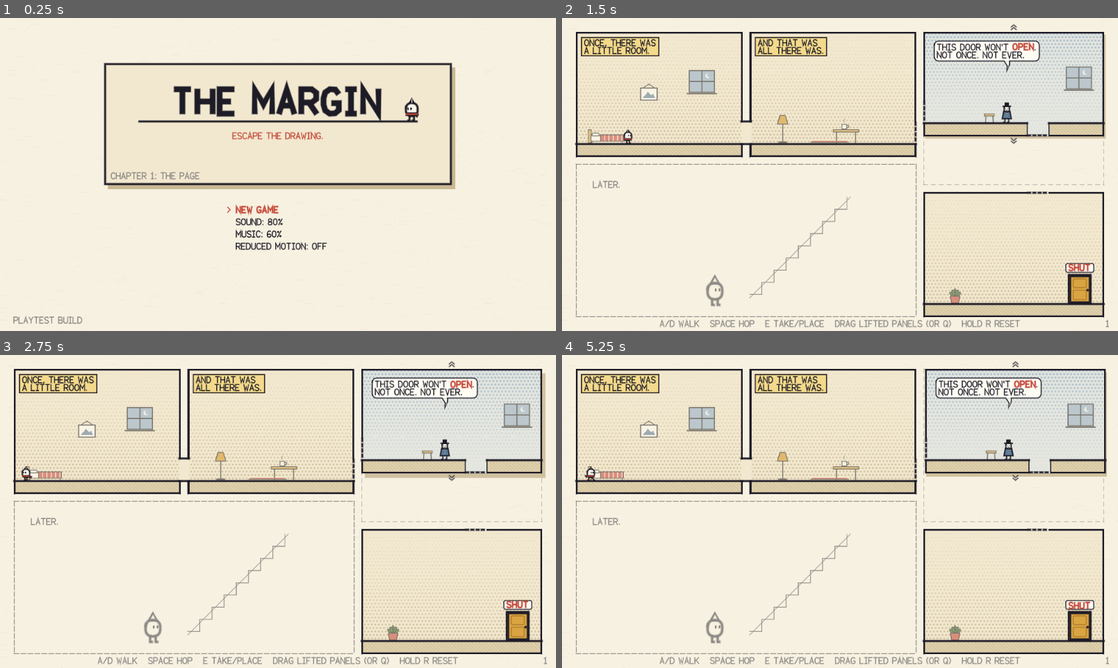
Above: before the commit, frames 1-4 (two rows, left to right).
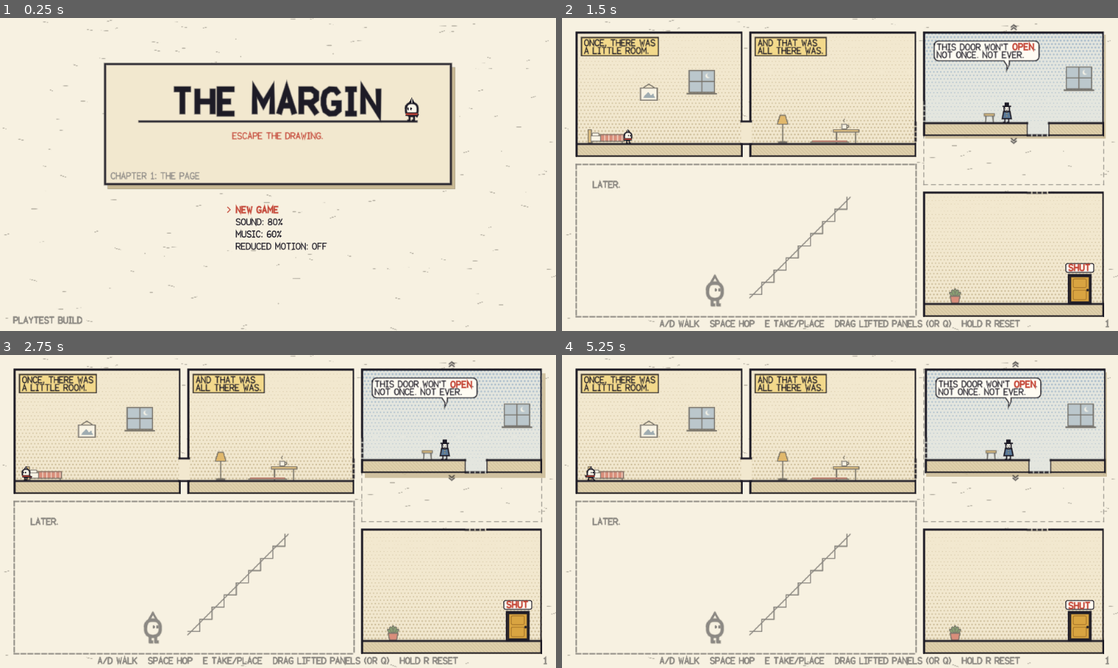
Above: after the commit, the same moments.

Repository: sage-manas/TheMargin
Game: Godot game, scene res://scenes/main.tscn
The game is run twice, just before and just after one commit, with the same random seed, the same clock (stepped at 60 frames per second) and the same inputs.
Inputs (mouse positions are in pixels of both pictures, inside the frame that each line leads up to):
- Up to frame 1 (0.25 s): no input
- Up to frame 2 (1.5 s): tap Enter (ui_accept) at 0.5 s; drag from (840, 227) to (895, 105) at 0.52 s; drag from (728, 190) to (812, 237) at 1.27 s
- Up to frame 3 (2.75 s): move the mouse to (333, 442) at 2.02 s; hold A (move_left) from 2.03 s (still down); hold E (interact) from 2.03 s (still down); tap X (erase) at 2.1 s; click (333, 442) at 2.17 s
- Up to frame 4 (5.25 s): release A (move_left) at 2.75 s; release E (interact) at 2.75 s; drag from (812, 574) to (673, 464) at 2.77 s; move the mouse to (1006, 558) at 3.52 s; hold D (move_right) 3.53-4.25 s; hold Q (panel_mode) 3.53-4.25 s; click (1006, 558) at 3.67 s; tap Space (jump) at 3.77 s; tap E (interact) at 3.8 s; drag from (673, 464) to (756, 433) at 4.27 s; move the mouse to (867, 511) at 5.02 s; hold D (move_right) from 5.03 s (still down); hold E (interact) from 5.03 s (still down); tap P at 5.1 s; click (867, 511) at 5.17 s

The runs differ from the first frame. In frame 1, 0.3% of the frame differs, in the area x 0-100%, y 0-100%; in frame 2, 4.2%; in frame 3, 4.2%; in frame 4, 4.3%.

Commit message:
Bake static ink art so pages stay fast in software WebGL
The vector art made every frame draw thousands of antialiased strokes.
That is free on a GPU (60 fps with hardware WebGL) but page 1.1 fell
from 12 to under 5 fps where WebGL runs in software (CI browsers,
blocklisted GPUs), and the browser e2e timed out.

Static art is now rendered once into a texture at screen resolution
(BakedLayer) and drawn as one sprite: the page's paper fibres, margin
and lanes; each panel's ground and border; the static part of every
caption and bubble; the title screen. Loose words bob by moving a small
child layer instead of redrawing their sentence, and the neighbour,
prompts and panel borders redraw only when they change. The paper
shader is replaced by baked fibres. Page 1.1 in software WebGL: 16.7 fps
(main: 12.1).

Co-Authored-By: Claude Opus 5.5 <noreply@anthropic.com>

Diff:
--- /dev/null
+++ b/apps/game/scripts/art/baked_layer.gd
@@ -0,0 +1,67 @@
+class_name BakedLayer
+extends Node2D
+## A drawing that is rendered once into a texture at screen resolution and
+## then shown as a single sprite (ADR-0013). The hand-inked art is thousands
+## of antialiased strokes; drawing them every frame is cheap on a GPU but
+## not where WebGL runs in software (CI browsers, blocklisted GPUs). Static
+## art (paper, panel ground, borders, lettering) is baked; what moves is
+## drawn live.
+##
+## Like DrawLayer, a painter Callable does the drawing, in this node's local
+## coordinates, inside `area`. Call refresh() when what it draws changes.
+
+var painter: Callable
+var area := Rect2()
+var _vp: SubViewport
+var _canvas: Node2D
+var _sprite: Sprite2D
+var _scale := 0.0
+
+
+static func make(owner_painter: Callable, bake_area: Rect2, z := 0) -> BakedLayer:
+	var layer := BakedLayer.new()
+	layer.painter = owner_painter
+	layer.area = bake_area
+	layer.z_index = z
+	return layer
+
+
+func _ready() -> void:
+	_vp = SubViewport.new()
+	_vp.transparent_bg = true
+	_vp.disable_3d = true
+	_vp.render_target_update_mode = SubViewport.UPDATE_ONCE
+	_vp.canvas_item_default_texture_filter = Viewport.DEFAULT_CANVAS_ITEM_TEXTURE_FILTER_LINEAR
+	add_child(_vp)
+	_canvas = Node2D.new()
+	_canvas.draw.connect(_paint)
+	_vp.add_child(_canvas)
+	_sprite = Sprite2D.new()
+	_sprite.centered = false
+	_sprite.texture = _vp.get_texture()
+	add_child(_sprite)
+	get_tree().root.size_changed.connect(refresh)
+	refresh()
+
+
+## Re-renders the texture (optionally over a new area) on the next frame.
+func refresh(new_area: Variant = null) -> void:
+	if new_area is Rect2:
+		area = new_area
+	if _vp == null:
+		return
+	# One texture pixel per screen pixel, so baked lines stay as crisp as live ones.
+	_scale = clampf(get_tree().root.get_final_transform().get_scale().x, 1.0, 4.0)
+	var px := Vector2i(maxi(1, ceili(area.size.x * _scale)), maxi(1, ceili(area.size.y * _scale)))
+	_vp.size = px
+	_canvas.scale = Vector2(_scale, _scale)
+	_canvas.position = -area.position * _scale
+	_sprite.position = area.position
+	_sprite.scale = area.size / Vector2(px) if area.size.x > 0 and area.size.y > 0 else Vector2.ONE
+	_canvas.queue_redraw()
+	_vp.render_target_update_mode = SubViewport.UPDATE_ONCE
+
+
+func _paint() -> void:
+	if painter.is_valid():
+		painter.call(_canvas)
--- a/apps/game/scripts/art/ink.gd
+++ b/apps/game/scripts/art/ink.gd
@@ -125,3 +125,19 @@
 	var n := Vector2(-d.y, d.x)
 	var base := tip - d * length
 	ci.draw_colored_polygon(PackedVector2Array([tip, base + n * length * 0.6, base - n * length * 0.6]), color)
+
+
+## The page's paper fibres: short faint strands and specks scattered over
+## `r`, the same every time for the same `seed`. Drawn once into a static
+## layer, so the page has texture without a per-pixel shader (ADR-0013).
+static func paper_fibres(ci: CanvasItem, r: Rect2, seed: int) -> void:
+	var rng := RandomNumberGenerator.new()
+	rng.seed = seed
+	var n := int(r.size.x * r.size.y / 900.0)
+	for i in n:
+		var p := r.position + Vector2(rng.randf() * r.size.x, rng.randf() * r.size.y)
+		if i % 3 == 0:
+			ci.draw_circle(p, rng.randf_range(0.25, 0.5), Palette.PAGE_FIBER, true, -1.0, true)
+		else:
+			var d := Vector2.from_angle(rng.randf_range(-0.35, 0.35)) * rng.randf_range(3.0, 8.0)
+			ci.draw_line(p, p + d, Color(Palette.PAGE_FIBER, 0.7), 0.4, true)
--- a/apps/game/scripts/objects/npc.gd
+++ b/apps/game/scripts/objects/npc.gd
@@ -26,6 +26,7 @@
 
 
 func _process(delta: float) -> void:
+	var was := _blink < 0.0
 	_blink -= delta
 	if _blink < -0.14:
 		_blink = randf_range(2.0, 4.5)
@@ -33,7 +34,9 @@
 		_emote_t -= delta
 		if _emote_t <= 0.0:
 			_emote = ""
-	queue_redraw()
+			queue_redraw()
+	if (_blink < 0.0) != was:
+		queue_redraw()
 
 
 func _draw() -> void:
--- a/apps/game/scripts/page/comic_panel.gd
+++ b/apps/game/scripts/page/comic_panel.gd
@@ -39,7 +39,8 @@
 var visual: Node2D
 var content: Node2D
 var _border_body: StaticBody2D
-var _ink: DrawLayer
+var _ink: BakedLayer
+var _ground: BakedLayer
 var _shadow: DrawLayer
 var _shake_t := 0.0
 var _time := 0.0
@@ -48,6 +49,7 @@
 ## Rubbing progress, 0..1 across every row; -1 when not rubbing.
 var _erase_p := -1.0
 var _ducking := false
+var _look := []
 
 
 func setup(def: Dictionary) -> void:
@@ -94,11 +96,13 @@
 	mat.set_shader_parameter("size", Vector2(size))
 	bg.material = mat
 	visual.add_child(bg)
-	visual.add_child(DrawLayer.make(_draw_ground))
+	_ground = BakedLayer.make(_draw_ground, Rect2(Vector2.ZERO, Vector2(size)))
+	visual.add_child(_ground)
 	content = Node2D.new()
 	content.name = "Content"
 	visual.add_child(content)
-	_ink = DrawLayer.make(_draw_ink)
+	# Chevrons and loose openings reach a few units outside the border.
+	_ink = BakedLayer.make(_draw_ink, Rect2(Vector2(-10, -10), Vector2(size) + Vector2(20, 20)))
 	visual.add_child(_ink)
 	_rebuild_border()
 	if def.get("erased", false):
@@ -197,7 +201,7 @@
 		return
 	gaps = new_gaps
 	_rebuild_border()
-	_ink.queue_redraw()
+	_ink.refresh()
 
 
 func shake() -> void:
@@ -210,8 +214,13 @@
 		_shake_t -= delta
 		visual.position = Vector2(roundf(sin(_time * 70.0) * 2.0), 0) if _shake_t > 0.0 else Vector2.ZERO
 	if is_lifted():
+		# The shadow bobs every frame (one rect); the border only redraws
+		# when the hand's state on it changes.
 		_shadow.queue_redraw()
-		_ink.queue_redraw()
+		var look := [hovered, selected, dragging, is_pinned()]
+		if look != _look:
+			_look = look
+			_ink.refresh()
 
 
 # --- collision -------------------------------------------------------------
--- a/apps/game/scripts/page/page.gd
+++ b/apps/game/scripts/page/page.gd
@@ -7,7 +7,6 @@
 signal end_reached
 
 const DATA_DIR := "res://data/pages/"
-const PAPER := preload("res://shaders/paper.gdshader")
 
 var page_id := ""
 var def: Dictionary = {}
@@ -42,7 +41,7 @@
 var spawn := Vector2.ZERO
 
 var _bridges: DrawLayer
-var _lanes: DrawLayer
+var _static: BakedLayer
 var _exited := false
 ## The panel Nib was last wholly inside, for `panel_entered`.
 var _last_panel := ""
@@ -69,17 +68,13 @@
 		collected[str(id)] = 0
 	var bg := ColorRect.new()
 	bg.size = Vector2(PageConst.PAGE_SIZE)
+	bg.color = Palette.PAGE
 	bg.mouse_filter = Control.MOUSE_FILTER_IGNORE
 	bg.z_index = -10
-	var mat := ShaderMaterial.new()
-	mat.shader = PAPER
-	mat.set_shader_parameter("paper", Palette.PAGE)
-	mat.set_shader_parameter("fiber", Palette.PAGE_FIBER)
-	bg.material = mat
 	add_child(bg)
-	add_child(DrawLayer.make(_draw_margin, -9))
-	_lanes = DrawLayer.make(_draw_lanes, -8)
-	add_child(_lanes)
+	# Paper fibres, margin notes and panel lanes: static, so baked once.
+	_static = BakedLayer.make(_draw_static, Rect2(Vector2.ZERO, Vector2(PageConst.PAGE_SIZE)), -9)
+	add_child(_static)
 
 	for pd: Dictionary in def["panels"]:
 		_build_panel(pd)
@@ -311,8 +306,8 @@
 	for p in panel_list:
 		infos.append(p.info())
 	var new_links := PanelLinks.compute(infos)
-	if _lanes:
-		_lanes.queue_redraw()
+	if _static:
+		_static.refresh()
 	for p in panel_list:
 		p.set_gaps(PanelLinks.gaps_for(p.panel_id, p.rect(), new_links))
 	if not silent:
@@ -590,6 +585,12 @@
 ## Each lifted panel's lane: the whole stretch of page it can slide over,
 ## dashed in pencil, so a player sees where a room can go before touching
 ## it (GDD §9). The panel covers its own part of the lane.
+func _draw_static(ci: CanvasItem) -> void:
+	Ink.paper_fibres(ci, Rect2(Vector2.ZERO, Vector2(PageConst.PAGE_SIZE)), 7)
+	_draw_margin(ci)
+	_draw_lanes(ci)
+
+
 func _draw_lanes(ci: CanvasItem) -> void:
 	for p in panel_list:
 		if not p.is_lifted():
--- a/apps/game/scripts/player/player_interaction.gd
+++ b/apps/game/scripts/player/player_interaction.gd
@@ -8,6 +8,7 @@
 var carrying := ""
 var target: WordSlot
 var verb := ""
+var _showing := false
 
 
 func setup(owner_page: ComicPage, owner_player: Player, carried: String) -> void:
@@ -20,7 +21,11 @@
 
 func _process(_delta: float) -> void:
 	_refresh_target()
-	queue_redraw()
+	# Redraw only while a prompt is up (it follows Nib), and once to clear it.
+	var showing := target != null
+	if showing or _showing:
+		queue_redraw()
+	_showing = showing
 
 
 func _refresh_target() -> void:
--- a/apps/game/scripts/player/sketch_tool.gd
+++ b/apps/game/scripts/player/sketch_tool.gd
@@ -15,6 +15,7 @@
 var verb := ""
 ## Which of Nib's tools this is, so two prompts and pip rows stack (0 = lowest).
 var row := 0
+var _showing := false
 
 
 func setup(owner_page: ComicPage, owner_player: Player, tool_row := 0) -> void:
@@ -76,7 +77,13 @@
 
 func _process(_delta: float) -> void:
 	_refresh_target()
-	queue_redraw()
+	# Redraw only while pips or a prompt are up (they follow Nib), and once
+	# more to clear them.
+	var p := pips()
+	var showing: bool = target != null or int(p[0]) > 0
+	if showing or _showing:
+		queue_redraw()
+	_showing = showing
 
 
 func _refresh_target() -> void:
--- a/apps/game/scripts/ui/title_screen.gd
+++ b/apps/game/scripts/ui/title_screen.gd
@@ -6,11 +6,11 @@
 
 signal chosen(action: String)
 
-const PAPER := preload("res://shaders/paper.gdshader")
 
 var menu: ComicMenu
 var has_save := false
-var _art: Control
+var _art: BakedLayer
+var _figure: Control
 var _time := 0.0
 
 
@@ -20,18 +20,17 @@
 	var bg := ColorRect.new()
 	bg.color = Palette.PAGE
 	bg.mouse_filter = Control.MOUSE_FILTER_IGNORE
-	var mat := ShaderMaterial.new()
-	mat.shader = PAPER
-	mat.set_shader_parameter("paper", Palette.PAGE)
-	mat.set_shader_parameter("fiber", Palette.PAGE_FIBER)
-	bg.material = mat
 	add_child(bg)
 	bg.set_anchors_and_offsets_preset(Control.PRESET_FULL_RECT)
-	_art = Control.new()
-	_art.mouse_filter = Control.MOUSE_FILTER_IGNORE
+	# The paper and lettering never change, so they are baked once.
+	_art = BakedLayer.make(_paint, Rect2(0, 0, 640, 360))
 	add_child(_art)
-	_art.set_anchors_and_offsets_preset(Control.PRESET_FULL_RECT)
-	_art.draw.connect(_paint)
+	# Nib moves; the lettering doesn't, so only Nib's layer redraws per frame.
+	_figure = Control.new()
+	_figure.mouse_filter = Control.MOUSE_FILTER_IGNORE
+	add_child(_figure)
+	_figure.set_anchors_and_offsets_preset(Control.PRESET_FULL_RECT)
+	_figure.draw.connect(_paint_nib)
 	menu = ComicMenu.new()
 	add_child(menu)
 	menu.chosen.connect(_on_menu)
@@ -58,20 +57,23 @@
 
 func _process(delta: float) -> void:
 	_time += delta
-	_art.queue_redraw()
+	_figure.queue_redraw()
 
 
-func _paint() -> void:
-	var ci := _art
+func _paint(ci: CanvasItem) -> void:
+	Ink.paper_fibres(ci, Rect2(0, 0, 640, 360), 7)
 	var panel := Rect2(120, 52, 400, 140)
 	ci.draw_rect(Rect2(panel.position + Vector2(4, 5), panel.size), Palette.SHADOW)
 	Ink.box(ci, panel, Palette.PAPER, Palette.INK, Ink.W_BORDER)
 	ComicFont.draw_centered(ci, 320, 82, "THE MARGIN", Palette.INK, true, 4)
 	Ink.line(ci, Vector2(160, 119), Vector2(480, 119), Palette.INK, Ink.W_BORDER)
 	ComicFont.draw_centered(ci, 320, 132, "ESCAPE THE DRAWING.", Palette.RED)
-	# Nib stands on the title rule, at the edge of the lettering.
-	ci.draw_set_transform(Vector2(474, 118), 0.0, Vector2(1.6, 1.6))
-	Figures.nib(ci, Vector2.ZERO, -1, "idle", _time * 0.6, fmod(_time, 3.4) > 3.25)
-	ci.draw_set_transform(Vector2.ZERO, 0.0, Vector2.ONE)
 	ComicFont.draw(ci, Vector2(128, 178), "CHAPTER 1: THE PAGE", Palette.PENCIL)
 	ComicFont.draw(ci, Vector2(16, 344), "PLAYTEST BUILD", Palette.PENCIL)
+
+
+## Nib stands on the title rule, at the edge of the lettering.
+func _paint_nib() -> void:
+	_figure.draw_set_transform(Vector2(474, 118), 0.0, Vector2(1.6, 1.6))
+	Figures.nib(_figure, Vector2.ZERO, -1, "idle", _time * 0.6, fmod(_time, 3.4) > 3.25)
+	_figure.draw_set_transform(Vector2.ZERO, 0.0, Vector2.ONE)
--- a/apps/game/scripts/words/caption.gd
+++ b/apps/game/scripts/words/caption.gd
@@ -21,6 +21,10 @@
 var _lettering: Lettering
 var _time := 0.0
 var _ducking := false
+var _loose: DrawLayer
+## The caption is static between changes, so its drawing is baked.
+var _static: BakedLayer
+var _look := ""
 
 
 func setup(def: Dictionary) -> void:
@@ -29,6 +33,8 @@
 	text = def.get("text", "")
 	var at: Array = def["at"]
 	position = Vector2(at[0], at[1])
+	_static = BakedLayer.make(_paint, Rect2())
+	add_child(_static)
 	if style == "narrator" and Lettering.has_slots(text):
 		_lettering = Lettering.new()
 		var r: Array = def.get("reach_at", [at[0] + 16, at[1] + 16])
@@ -36,24 +42,40 @@
 		for s in _lettering.slots:
 			s.anchor_offset = Vector2(r[0], r[1]) - position
 		slots = _lettering.slots
+		_loose = DrawLayer.make(func(ci: CanvasItem) -> void: _lettering.draw(ci, Vector2(4, 3), 0.0, "loose"))
+		add_child(_loose)
+	_static.area = _area()
 
 
 func on_slot_changed(_slot: WordSlot) -> void:
-	queue_redraw()
+	_redraw()
 
 
 func refresh(_animate := false) -> void:
-	queue_redraw()
+	_redraw()
+
+
+func _redraw() -> void:
+	if _static:
+		_static.refresh(_area())
+	if _loose:
+		_loose.queue_redraw()
 
 
 func slot_prompt_position(slot: WordSlot) -> Vector2:
 	return global_position + _lettering.slot_top(slot)
 
 
+## Only the loose words move (by moving their layer); the caption redraws
+## when its words or highlights change.
 func _process(delta: float) -> void:
 	if _lettering:
 		_time += delta
-		queue_redraw()
+		_loose.position.y = 0.0 if Settings.reduced_motion else sin(_time * 4.0) * 0.6
+		var look := _lettering.look()
+		if look != _look:
+			_look = look
+			_redraw()
 
 
 func set_text_instant(t: String) -> void:
@@ -63,7 +85,7 @@
 	text = t
 	_visible_chars = -1
 	_strike = 0.0
-	queue_redraw()
+	_redraw()
 
 
 ## Strikes out the current text, then letters the new text in.
@@ -83,7 +105,7 @@
 
 func _set_strike(v: float) -> void:
 	_strike = v
-	queue_redraw()
+	_redraw()
 
 
 ## Letters text in one character at a time.
@@ -99,10 +121,10 @@
 		_visible_chars += 1
 		if _visible_chars % 4 == 1 and text[_visible_chars - 1] != " ":
 			Audio.play("scratch", 0.1, -6.0)
-		queue_redraw()
+		_redraw()
 		await get_tree().create_timer(CHAR_TIME * (2.0 if style == "artist" else 1.0)).timeout
 	_visible_chars = -1
-	queue_redraw()
+	_redraw()
 	_set_ducking(false)
 
 
@@ -128,13 +150,26 @@
 	return text.substr(0, _visible_chars)
 
 
-func _draw() -> void:
+## The caption's area for its baked drawing: the box, with room for a
+## strike-through and the artist's larger, uneven lettering.
+func _area() -> Rect2:
+	var scale := 2 if style == "artist" else 1
+	var lines := ComicFont.split_lines(text)
+	var w := 16
+	for l in lines:
+		w = maxi(w, ComicFont.measure(l, true) * scale)
+	if _lettering:
+		w = maxi(w, _lettering.max_width())
+	return Rect2(-2, -2, w + 14, lines.size() * ComicFont.LINE_HEIGHT * scale + 10)
+
+
+func _paint(ci: CanvasItem) -> void:
 	if text == "":
 		return
 	if _lettering:
 		var box := Vector2(_lettering.width() + 8, _lettering.lines.size() * ComicFont.LINE_HEIGHT + 4)
-		Ink.box(self, Rect2(Vector2.ZERO, box), Palette.CAPTION, Palette.INK, 1.0)
-		_lettering.draw(self, Vector2(4, 3), 0.0 if Settings.reduced_motion else sin(_time * 4.0) * 0.6)
+		Ink.box(ci, Rect2(Vector2.ZERO, box), Palette.CAPTION, Palette.INK, 1.0)
+		_lettering.draw(ci, Vector2(4, 3), 0.0, "static")
 		return
 	var scale := 2 if style == "artist" else 1
 	var lines := ComicFont.split_lines(text)
@@ -143,7 +178,7 @@
 		width = maxi(width, ComicFont.measure(l) * scale)
 	var size := Vector2(width + 8, lines.size() * ComicFont.LINE_HEIGHT * scale + 4)
 	if style == "narrator":
-		Ink.box(self, Rect2(Vector2.ZERO, size), Palette.CAPTION, Palette.INK, 1.0)
+		Ink.box(ci, Rect2(Vector2.ZERO, size), Palette.CAPTION, Palette.INK, 1.0)
 	var color := Palette.PENCIL if style == "artist" else Palette.INK
 	var shown := ComicFont.split_lines(_shown_text())
 	for i in shown.size():
@@ -151,14 +186,14 @@
 		if style == "artist":
 			# Hand-lettered: each character sits on a slightly uneven baseline.
 			var x := 0.0
-			for ci in shown[i].length():
-				var ch := shown[i][ci]
-				var jitter := 0.6 * sin(ci * 2.3 + i * 1.7)
-				x += ComicFont.draw(self, pos + Vector2(x, jitter), ch, color, false, scale)
+			for k in shown[i].length():
+				var ch := shown[i][k]
+				var jitter := 0.6 * sin(k * 2.3 + i * 1.7)
+				x += ComicFont.draw(ci, pos + Vector2(x, jitter), ch, color, false, scale)
 		else:
-			ComicFont.draw(self, pos, shown[i], color)
+			ComicFont.draw(ci, pos, shown[i], color)
 	if _strike > 0.0:
 		for i in lines.size():
 			var lw := ComicFont.measure(lines[i]) * scale
 			var y := 6.5 + i * ComicFont.LINE_HEIGHT * scale
-			Ink.line(self, Vector2(3, y + 0.4), Vector2(3 + (lw + 2) * _strike, y - 0.4), Palette.RED, 1.0)
+			Ink.line(ci, Vector2(3, y + 0.4), Vector2(3 + (lw + 2) * _strike, y - 0.4), Palette.RED, 1.0)
--- a/apps/game/scripts/words/lettering.gd
+++ b/apps/game/scripts/words/lettering.gd
@@ -86,17 +86,26 @@
 	return Vector2(r.get_center().x, r.position.y - 2)
 
 
-func draw(ci: CanvasItem, origin: Vector2, bob: float) -> void:
+## Draws the lettering. `part` "static" draws everything except loose
+## words; "loose" draws only the loose words (owners put those on a child
+## layer that bobs by moving, so the text itself never redraws per frame);
+## "" draws all of it, loose words offset by `bob`.
+func draw(ci: CanvasItem, origin: Vector2, bob: float, part := "") -> void:
 	for li in lines.size():
 		var x := origin.x
 		var y := origin.y + li * ComicFont.LINE_HEIGHT
 		for seg: Dictionary in lines[li]:
 			var w := segment_width(seg)
 			if seg.has("text"):
-				ComicFont.draw(ci, Vector2(x, y), seg["text"], Palette.INK)
+				if part != "loose":
+					ComicFont.draw(ci, Vector2(x, y), seg["text"], Palette.INK)
 			else:
 				var slot: WordSlot = slots[seg["slot"]]
 				_slot_rects[seg["slot"]] = Rect2(x - 1, y - 1, w + 1, ComicFont.HEIGHT + 2)
+				var is_loose := slot.word != "" and slot.loose
+				if (part == "static" and is_loose) or (part == "loose" and not is_loose):
+					x += w
+					continue
 				if slot.word != "":
 					var oy := bob if slot.loose else 0.0
 					if slot.highlighted:
@@ -106,3 +115,11 @@
 					var c := Palette.RED if slot.highlighted else Palette.PENCIL
 					Ink.line(ci, Vector2(x, y + ComicFont.HEIGHT - 0.5), Vector2(x + GAP_WIDTH, y + ComicFont.HEIGHT - 0.5), c, 0.9)
 			x += w
+
+
+## A key for what the lettering looks like now: owners redraw when it changes.
+func look() -> String:
+	var k := ""
+	for s in slots:
+		k += "%s/%s/%s;" % [s.word, s.loose, s.highlighted]
+	return k
--- a/apps/game/scripts/words/speech_bubble.gd
+++ b/apps/game/scripts/words/speech_bubble.gd
@@ -19,6 +19,10 @@
 var _text := Lettering.new()
 var _time := 0.0
 var _size := Vector2.ZERO
+var _loose: DrawLayer
+## The bubble is static between changes, so its drawing is baked.
+var _static: BakedLayer
+var _look := ""
 
 
 func setup(def: Dictionary, speaker_node: Node2D) -> void:
@@ -29,6 +33,10 @@
 	position = Vector2(at[0], at[1])
 	_text.parse(def["text"], bubble_id, self, speaker if speaker else self, Vector2(26, 40))
 	slots = _text.slots
+	_static = BakedLayer.make(_paint, Rect2())
+	add_child(_static)
+	_loose = DrawLayer.make(func(ci: CanvasItem) -> void: _text.draw(ci, Vector2(PAD), 0.0, "loose"))
+	add_child(_loose)
 	if fallen:
 		_size = Vector2(_text.max_width() + PAD.x * 2, _text_height())
 		position.y -= _size.y
@@ -42,6 +50,7 @@
 		cs.position = _size / 2.0
 		body.add_child(cs)
 		add_child(body)
+	_static.area = _area()
 
 
 func _text_height() -> float:
@@ -54,11 +63,23 @@
 
 
 func on_slot_changed(_slot: WordSlot) -> void:
-	queue_redraw()
+	_redraw()
 
 
 func refresh(_animate := false) -> void:
-	queue_redraw()
+	_redraw()
+
+
+func _redraw() -> void:
+	_static.refresh(_area())
+	_loose.queue_redraw()
+
+
+## Room for the bubble and its tail, which reaches toward the speaker or,
+## fallen, out to the left along the floor.
+func _area() -> Rect2:
+	var size := _size if fallen else Vector2(_text.width() + PAD.x * 2, _text_height())
+	return Rect2(-16, -4, size.x + 32, size.y + 22)
 
 
 func slot_prompt_position(slot: WordSlot) -> Vector2:
@@ -68,15 +89,20 @@
 	return global_position + _text.slot_top(slot)
 
 
+## Only the loose words move (by moving their layer); the bubble redraws
+## when its words or highlights change, or a speaker moves.
 func _process(delta: float) -> void:
 	_time += delta
-	queue_redraw()
+	_loose.position.y = 0.0 if Settings.reduced_motion else sin(_time * 4.0) * 0.6
+	var look := _text.look() + (str(speaker.position) if speaker else "")
+	if look != _look:
+		_look = look
+		_redraw()
 
 
-func _draw() -> void:
-	var bob := 0.0 if Settings.reduced_motion else sin(_time * 4.0) * 0.6
+func _paint(ci: CanvasItem) -> void:
 	if fallen:
-		_draw_fallen(bob)
+		_draw_fallen(ci)
 		return
 	var size := Vector2(_text.width() + PAD.x * 2, _text_height())
 	var rect := Rect2(Vector2.ZERO, size)
@@ -90,18 +116,18 @@
 	# A curved tail, the way a letterer pulls it from the balloon.
 	var mid := Vector2(tx, base_y).lerp(head, 0.5) + Vector2(1.5, 0)
 	var tail := PackedVector2Array([Vector2(tx - 3.5, base_y), mid + Vector2(-1, 0), head, mid + Vector2(1.5, -1), Vector2(tx + 3.5, base_y)])
-	draw_colored_polygon(tail, Palette.BUBBLE)
-	Ink.stroke(self, tail, Palette.INK, 1.0)
-	Ink.rounded_box(self, rect, Palette.BUBBLE, Palette.INK, 5.0, 1.0)
-	draw_rect(Rect2(tx - 2.6, base_y - 1.2, 5.2, 2.0), Palette.BUBBLE)
-	_text.draw(self, Vector2(PAD), bob)
+	ci.draw_colored_polygon(tail, Palette.BUBBLE)
+	Ink.stroke(ci, tail, Palette.INK, 1.0)
+	Ink.rounded_box(ci, rect, Palette.BUBBLE, Palette.INK, 5.0, 1.0)
+	ci.draw_rect(Rect2(tx - 2.6, base_y - 1.2, 5.2, 2.0), Palette.BUBBLE)
+	_text.draw(ci, Vector2(PAD), 0.0, "static")
 
 
 ## Lying on its side: the tail, pointing at nobody, flat on the floor.
-func _draw_fallen(bob: float) -> void:
+func _draw_fallen(ci: CanvasItem) -> void:
 	var y := _size.y - 0.5
 	var tail := PackedVector2Array([Vector2(8, y - 4), Vector2(-10, y), Vector2(8, y)])
-	draw_colored_polygon(tail, Palette.BUBBLE)
-	Ink.stroke(self, tail, Palette.INK, 1.0)
-	Ink.rounded_box(self, Rect2(Vector2.ZERO, _size), Palette.BUBBLE, Palette.INK, 5.0, Ink.W_THING)
-	_text.draw(self, Vector2(PAD), bob)
+	ci.draw_colored_polygon(tail, Palette.BUBBLE)
+	Ink.stroke(ci, tail, Palette.INK, 1.0)
+	Ink.rounded_box(ci, Rect2(Vector2.ZERO, _size), Palette.BUBBLE, Palette.INK, 5.0, Ink.W_THING)
+	_text.draw(ci, Vector2(PAD), 0.0, "static")
--- a/apps/game/shaders/paper.gdshader
+++ /dev/null
@@ -1,30 +0,0 @@
-// The page itself: warm paper with sparse fibres. Deterministic per page
-// unit so the page never shimmers; fibres are soft-edged per screen pixel so
-// they stay fine at any window size (ADR-0013).
-shader_type canvas_item;
-
-uniform vec4 paper : source_color = vec4(0.968, 0.945, 0.882, 1.0);
-uniform vec4 fiber : source_color = vec4(0.9, 0.862, 0.768, 1.0);
-uniform vec2 size = vec2(640.0, 360.0);
-
-float hash(vec2 p) {
-	return fract(sin(dot(p, vec2(127.1, 311.7))) * 43758.5453);
-}
-
-void fragment() {
-	vec2 p = UV * size;
-	vec2 cell = floor(p);
-	vec4 c = paper;
-	// Specks: a soft dot in a few cells.
-	if (hash(cell) > 0.992) {
-		float d = length(fract(p) - 0.5) - 0.35;
-		c = mix(c, fiber, 0.9 * (1.0 - smoothstep(-fwidth(d), fwidth(d), d)));
-	}
-	// Fibres: short horizontal strands, thin and slightly faded.
-	vec2 sc = floor(p / vec2(9.0, 1.0));
-	if (hash(sc + vec2(0.0, floor(p.x / 9.0) * 0.37)) > 0.985) {
-		float d = abs(fract(p.y) - 0.5) - 0.18;
-		c = mix(c, fiber, 0.45 * (1.0 - smoothstep(-fwidth(d), fwidth(d), d)));
-	}
-	COLOR = c;
-}
Not shown, added: apps/game/scripts/art/baked_layer.gd.uid
Not shown, removed: apps/game/shaders/paper.gdshader.uid
